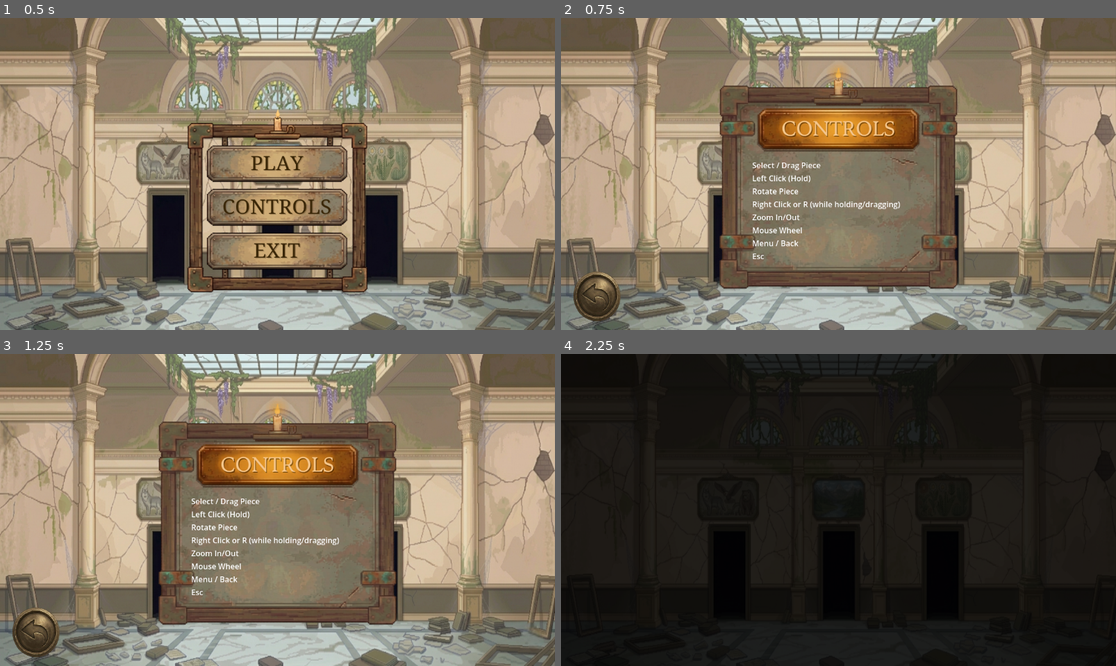
Above: before the commit, frames 1-4 (two rows, left to right).
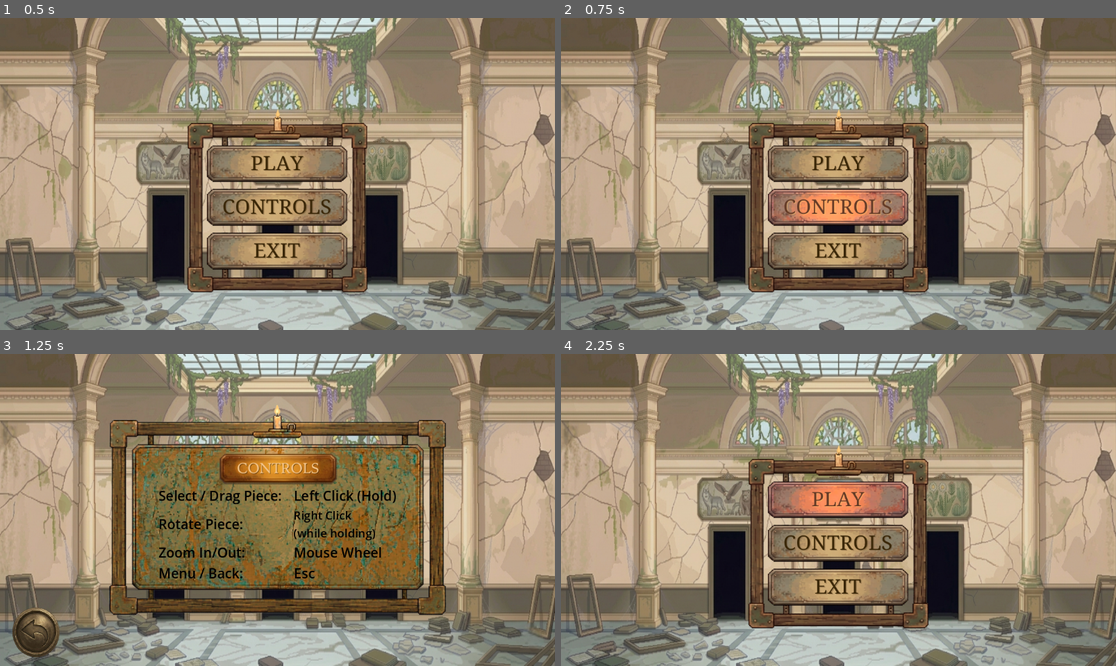
Above: after the commit, the same moments.

Repository: Pablitodmd-Dev/Hidden-Gallery
Game: Godot game, scene res://scenes/ui/MainMenu.tscn
The game is run twice, just before and just after one commit, with the same random seed, the same clock (stepped at 60 frames per second) and the same inputs. The project has no main scene, so this scene is started directly. Sound files missing from this copy of the repository are replaced by a short silence.
Inputs (mouse positions are in pixels of both pictures, inside the frame that each line leads up to):
- Up to frame 1 (0.5 s): no input
- Up to frame 2 (0.75 s): click (838, 208) at 0.5 s
- Up to frame 3 (1.25 s): no input
- Up to frame 4 (2.25 s): click (594, 631) at 1.25 s; click (838, 500) at 2 s

Frame 1 is identical in both runs. In frame 2, 25% of the frame differs, in the area x 2-72%, y 15-98%; in frame 3, 33%; in frame 4, 96%, in the area x 0-100%, y 0-100%.

Commit message:
Finish Controls interface

Diff:
--- a/scenes/ui/Controls.tscn
+++ b/scenes/ui/Controls.tscn
@@ -2,8 +2,9 @@
 
 [ext_resource type="Texture2D" uid="uid://cfdop7sqjdfyi" path="res://assets/Rooms/PrincipalRoom.png" id="1_empr4"]
 [ext_resource type="Script" uid="uid://bw3ciooe5t26i" path="res://scripts/Ui/controls.gd" id="1_neoqp"]
-[ext_resource type="Texture2D" uid="uid://2u4csece4ivx" path="res://assets/Ui/borderControls.png" id="2_ya2rr"]
 [ext_resource type="Texture2D" uid="uid://bpp2mqryhoh3j" path="res://assets/Rooms/Buttons/BackButton.png" id="3_1yfo7"]
+[ext_resource type="Texture2D" uid="uid://bsbudowx5jwfw" path="res://assets/Ui/ControlsBorder.png" id="3_neoqp"]
+[ext_resource type="AudioStream" uid="uid://b6vfmymcke2j3" path="res://assets/Sounds/sfx/Pop.wav" id="5_lhur5"]
 
 [node name="Controls" type="Control" unique_id=307206614]
 layout_mode = 3
@@ -30,59 +31,13 @@
 anchor_top = 0.5
 anchor_right = 0.5
 anchor_bottom = 0.5
-offset_left = -250.0
-offset_top = -238.5
-offset_right = 250.0
-offset_bottom = 238.5
+offset_left = -350.0
+offset_top = -218.25
+offset_right = 350.0
+offset_bottom = 218.25
 grow_horizontal = 2
 grow_vertical = 2
-texture = ExtResource("2_ya2rr")
-
-[node name="GridContainer" type="GridContainer" parent="." unique_id=827397248]
-layout_mode = 1
-anchors_preset = 8
-anchor_left = 0.5
-anchor_top = 0.5
-anchor_right = 0.5
-anchor_bottom = 0.5
-offset_left = -179.0
-offset_top = -30.0
-offset_right = 208.0
-offset_bottom = 183.0
-grow_horizontal = 2
-grow_vertical = 2
-
-[node name="Label" type="Label" parent="GridContainer" unique_id=2082026531]
-layout_mode = 2
-text = "Select / Drag Piece"
-
-[node name="Label2" type="Label" parent="GridContainer" unique_id=767320500]
-layout_mode = 2
-text = "Left Click (Hold)"
-
-[node name="Label3" type="Label" parent="GridContainer" unique_id=1369608211]
-layout_mode = 2
-text = "Rotate Piece"
-
-[node name="Label4" type="Label" parent="GridContainer" unique_id=983937005]
-layout_mode = 2
-text = "	Right Click or R (while holding/dragging)"
-
-[node name="Label5" type="Label" parent="GridContainer" unique_id=1259782191]
-layout_mode = 2
-text = "Zoom In/Out"
-
-[node name="Label6" type="Label" parent="GridContainer" unique_id=1834494619]
-layout_mode = 2
-text = "Mouse Wheel"
-
-[node name="Label7" type="Label" parent="GridContainer" unique_id=1186152546]
-layout_mode = 2
-text = "Menu / Back"
-
-[node name="Label8" type="Label" parent="GridContainer" unique_id=1743448597]
-layout_mode = 2
-text = "Esc"
+texture = ExtResource("3_neoqp")
 
 [node name="TextureButton" type="TextureButton" parent="." unique_id=1765701592]
 layout_mode = 0
@@ -94,4 +49,78 @@
 ignore_texture_size = true
 stretch_mode = 0
 
+[node name="VBoxContainer" type="VBoxContainer" parent="." unique_id=1821827804]
+layout_mode = 1
+anchors_preset = 8
+anchor_left = 0.5
+anchor_top = 0.5
+anchor_right = 0.5
+anchor_bottom = 0.5
+offset_left = -248.0
+offset_top = -49.5
+offset_right = 248.0
+offset_bottom = 155.5
+grow_horizontal = 2
+grow_vertical = 2
+
+[node name="GridContainer" type="GridContainer" parent="VBoxContainer" unique_id=827397248]
+z_index = 3
+layout_mode = 2
+size_flags_horizontal = 4
+size_flags_vertical = 4
+columns = 2
+
+[node name="Label" type="Label" parent="VBoxContainer/GridContainer" unique_id=2082026531]
+layout_mode = 2
+theme_override_colors/font_color = Color(0, 0, 0, 1)
+theme_override_font_sizes/font_size = 28
+text = "Select / Drag Piece:  "
+
+[node name="Label2" type="Label" parent="VBoxContainer/GridContainer" unique_id=767320500]
+layout_mode = 2
+theme_override_colors/font_color = Color(0, 0, 0, 1)
+theme_override_font_sizes/font_size = 28
+text = " Left Click (Hold)"
+
+[node name="Label3" type="Label" parent="VBoxContainer/GridContainer" unique_id=1369608211]
+layout_mode = 2
+theme_override_colors/font_color = Color(0, 0, 0, 1)
+theme_override_font_sizes/font_size = 28
+text = "Rotate Piece:"
+
+[node name="Label4" type="Label" parent="VBoxContainer/GridContainer" unique_id=983937005]
+layout_mode = 2
+theme_override_colors/font_color = Color(0, 0, 0, 1)
+theme_override_font_sizes/font_size = 24
+text = " Right Click
+ (while holding)"
+
+[node name="Label5" type="Label" parent="VBoxContainer/GridContainer" unique_id=1259782191]
+layout_mode = 2
+theme_override_colors/font_color = Color(0, 0, 0, 1)
+theme_override_font_sizes/font_size = 28
+text = "Zoom In/Out:"
+
+[node name="Label6" type="Label" parent="VBoxContainer/GridContainer" unique_id=1834494619]
+layout_mode = 2
+theme_override_colors/font_color = Color(0, 0, 0, 1)
+theme_override_font_sizes/font_size = 28
+text = " Mouse Wheel"
+
+[node name="Label7" type="Label" parent="VBoxContainer/GridContainer" unique_id=1186152546]
+layout_mode = 2
+theme_override_colors/font_color = Color(0, 0, 0, 1)
+theme_override_font_sizes/font_size = 28
+text = "Menu / Back:"
+
+[node name="Label8" type="Label" parent="VBoxContainer/GridContainer" unique_id=1743448597]
+layout_mode = 2
+theme_override_colors/font_color = Color(0, 0, 0, 1)
+theme_override_font_sizes/font_size = 28
+text = " Esc"
+
+[node name="Pop" type="AudioStreamPlayer" parent="." unique_id=1364484788]
+stream = ExtResource("5_lhur5")
+volume_db = -20.0
+
 [connection signal="pressed" from="TextureButton" to="." method="_on_texture_button_pressed"]
--- a/scenes/ui/MainMenu.tscn
+++ b/scenes/ui/MainMenu.tscn
@@ -12,6 +12,7 @@
 [ext_resource type="Texture2D" uid="uid://dnrfwfyrcut3e" path="res://assets/Ui/playPressed.png" id="9_kncl5"]
 [ext_resource type="Texture2D" uid="uid://cdws76yehsp5u" path="res://assets/Ui/controlsPressed.png" id="10_clp4r"]
 [ext_resource type="Texture2D" uid="uid://cgykui3871ilq" path="res://assets/Ui/exitPressed.png" id="11_ee60a"]
+[ext_resource type="AudioStream" uid="uid://b6vfmymcke2j3" path="res://assets/Sounds/sfx/Pop.wav" id="13_ee60a"]
 
 [sub_resource type="StyleBoxTexture" id="StyleBoxTexture_iwbf0"]
 texture = ExtResource("2_6jbdy")
@@ -115,6 +116,10 @@
 theme_override_styles/pressed = SubResource("StyleBoxTexture_nqw28")
 theme_override_styles/hover = SubResource("StyleBoxTexture_ee60a")
 
+[node name="Pop" type="AudioStreamPlayer" parent="." unique_id=1413821895]
+stream = ExtResource("13_ee60a")
+volume_db = -20.0
+
 [connection signal="pressed" from="VBoxContainer/Play" to="." method="_on_play_pressed"]
 [connection signal="pressed" from="VBoxContainer/Play" to="VBoxContainer/Play" method="_on_pressed"]
 [connection signal="pressed" from="VBoxContainer/Controls" to="." method="_on_controls_pressed"]
--- a/scripts/Ui/controls.gd
+++ b/scripts/Ui/controls.gd
@@ -1,4 +1,6 @@
 extends Control
 
 func _on_texture_button_pressed() -> void:
+	$Pop.play()
+	await $Pop.finished
 	get_tree().change_scene_to_file("res://scenes/ui/MainMenu.tscn")
--- a/scripts/Ui/main_menu.gd
+++ b/scripts/Ui/main_menu.gd
@@ -1,10 +1,16 @@
 extends Control
 
 func _on_play_pressed() -> void:
+	$Pop.play()
+	await $Pop.finished
 	get_tree().change_scene_to_file("res://scenes/Rooms/PrincipalRoom.tscn")
 
 func _on_controls_pressed() -> void:
+	$Pop.play()
+	await $Pop.finished
 	get_tree().change_scene_to_file("res://scenes/ui/Controls.tscn")
 
 func _on_exit_pressed() -> void:
+	$Pop.play()
+	await $Pop.finished
 	get_tree().quit()
Not shown, added: assets/Sounds/sfx/Pop.wav.import
Binary file added: assets/Ui/ControlsBorder.png
Not shown, added: assets/Ui/ControlsBorder.png.import
Not shown, added: assets/Sounds/sfx/Pop.wav
